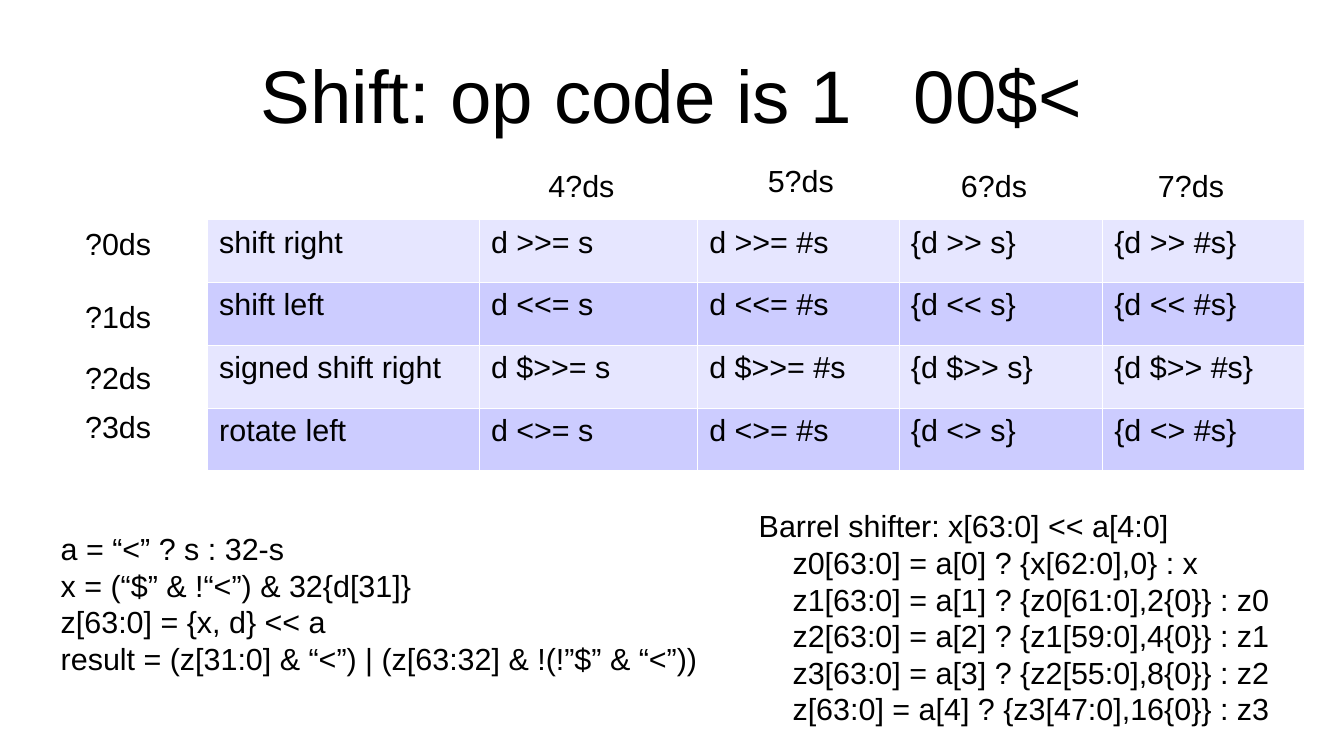
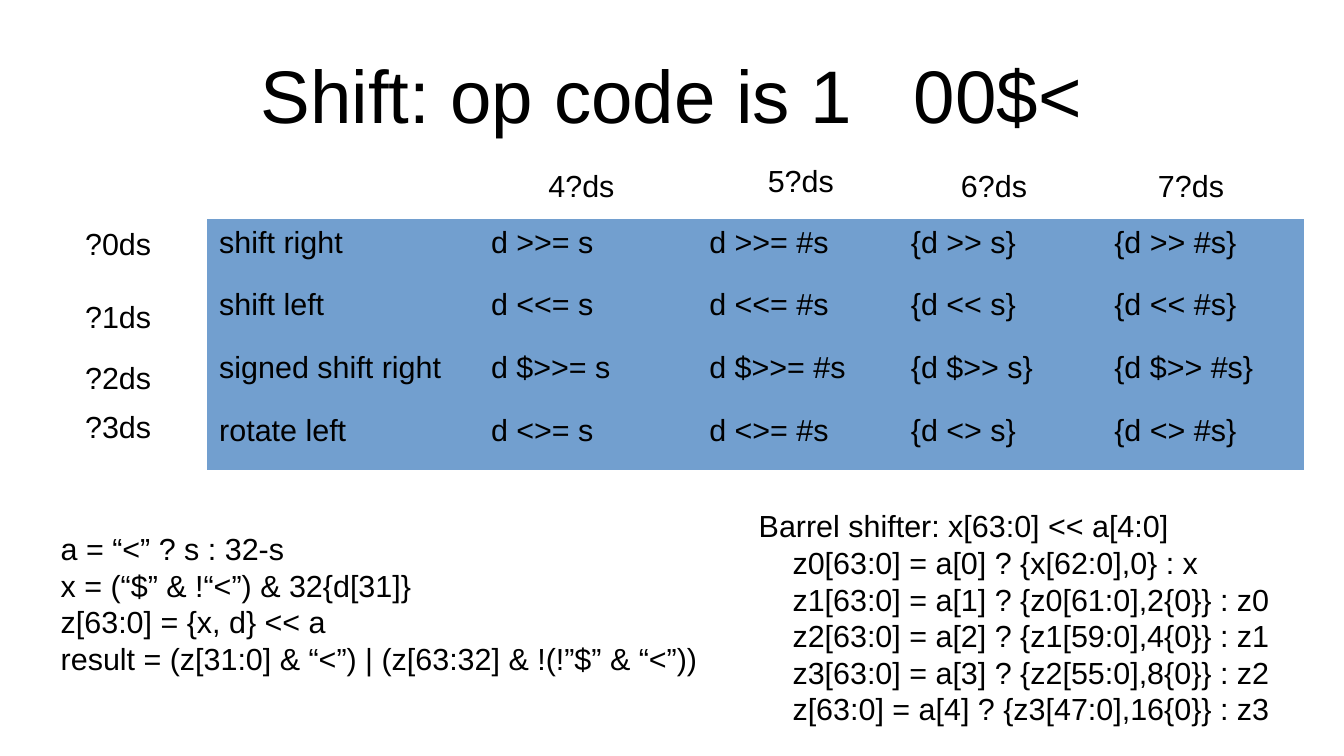
Before and after one commit to jeceljr/baby42, a slide deck: slide 14 of doc/baby42_slides.odp. Drawn at 1344x756 pixels with LibreOffice and Linux fonts; fonts in the diff are those of the drawing. Boxes give left, top, right and bottom in pixels: in the first picture for what was removed or moved away, otherwise in the second. Text is boxed around its words. In the diff, an @@ line names an element or a change of style, - is before the commit and + after.

```diff
--- a/doc/baby42_slides.odp
+++ b/doc/baby42_slides.odp
@@ table at bbox=[207, 220, 1305, 471] @@
@@ fill #E6E6FF to #729FCF in 10 cells @@
@@ fill #CCCCFF to #729FCF in 10 cells @@
@@ borders changed @@
```
Also in this commit, not shown: 19 other slides changed, 1 slide added, 1 other file.
